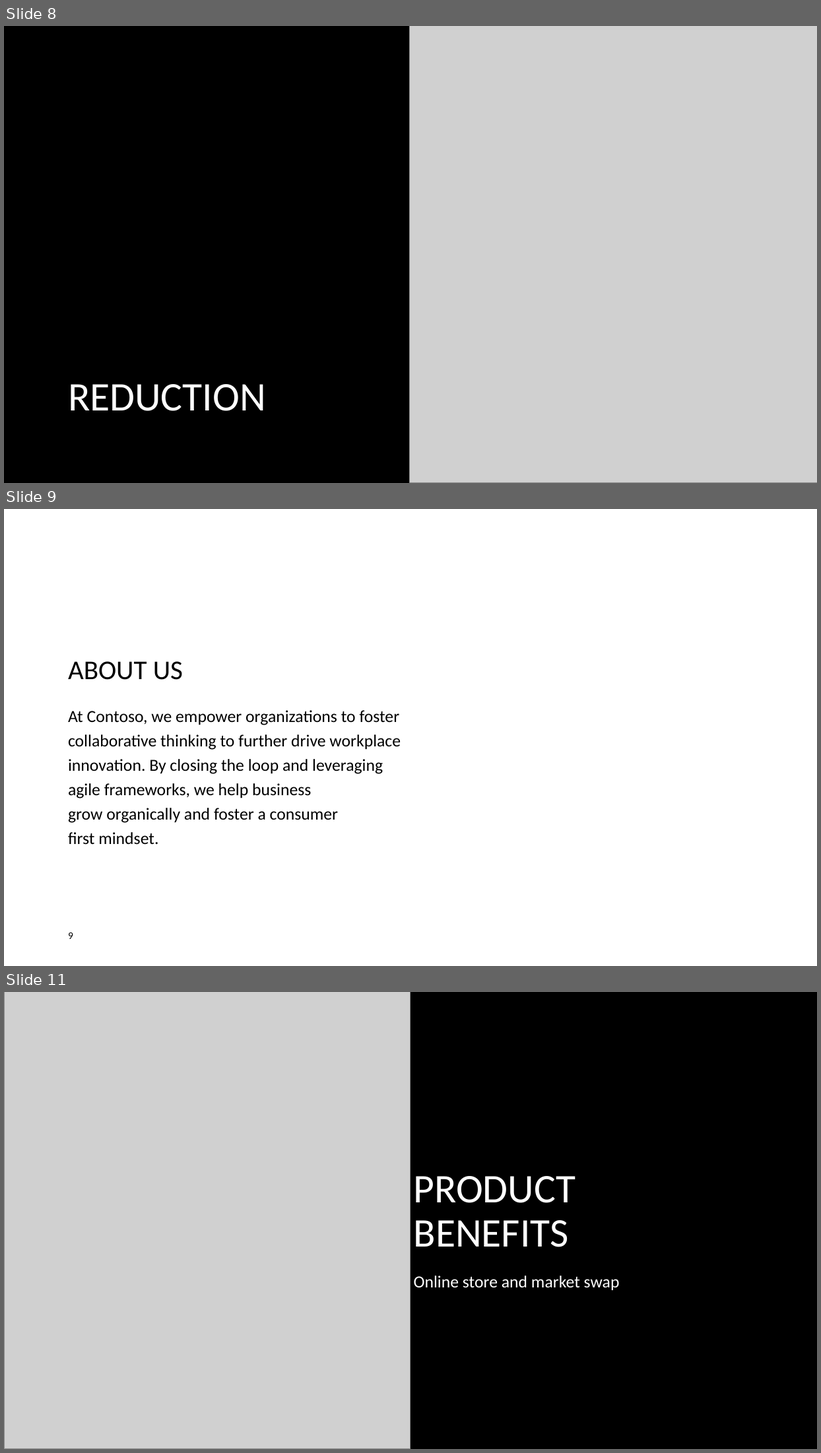
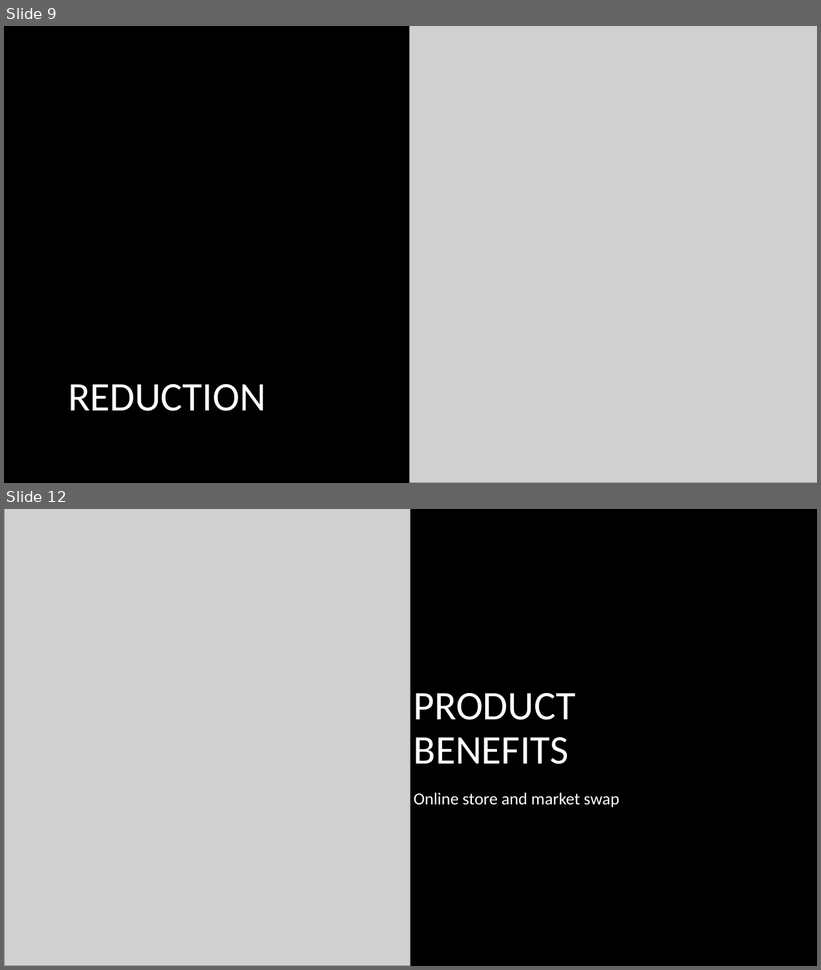
Before and after one commit to PictureOfGray/CS412-Team-NAME, a slide deck: presentations/TeamNAMETSP.pptx. Shown one above the other, each under a label of ours: slides 8, 9 and 11 before the commit, slides 9 and 12 after it; the slides between them are not shown. The pictures are 821x1453 and 821x970 pixels, drawn with LibreOffice and Linux fonts; fonts in the diff are those of the drawing; grey boxes stand for pictures; background and template pictures are left out. Boxes give left, top, right and bottom in pixels: in the first picture for what was removed or moved away, otherwise in the second. Text is boxed around its words. In the diff, an @@ line names an element or a change of style, - is before the commit and + after.

```diff
--- a/presentations/TeamNAMETSP.pptx
+++ b/presentations/TeamNAMETSP.pptx
@@ slide 9 removed at [4,509,817,966], background #FFFFFF @@
@@ title removed at [68,661,183,680] @@
-ABOUT US
@@ text removed at [68,710,401,845] @@
-At Contoso, we empower organizations to foster collaborative thinking to further drive workplace innovation. By closing the loop and leveraging agile frameworks, we help business grow organically and foster a consumer first mindset.
@@ page number removed at [68,933,73,939] @@
-9
@@ what was slide 8 is now slide 9 @@
@@ what was slide 11 is now slide 12 @@
```
Also in this commit, not shown: 4 slides changed, 3 slides added, 1 other slide removed.
